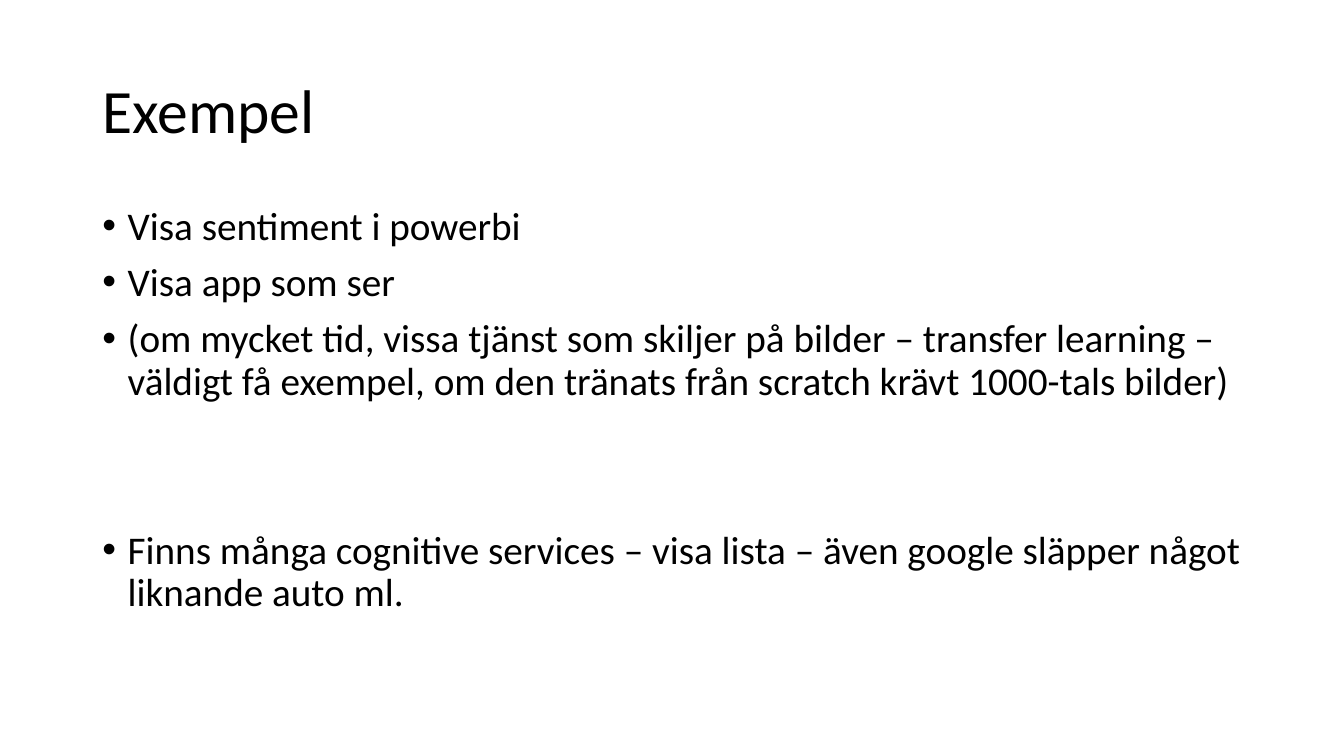
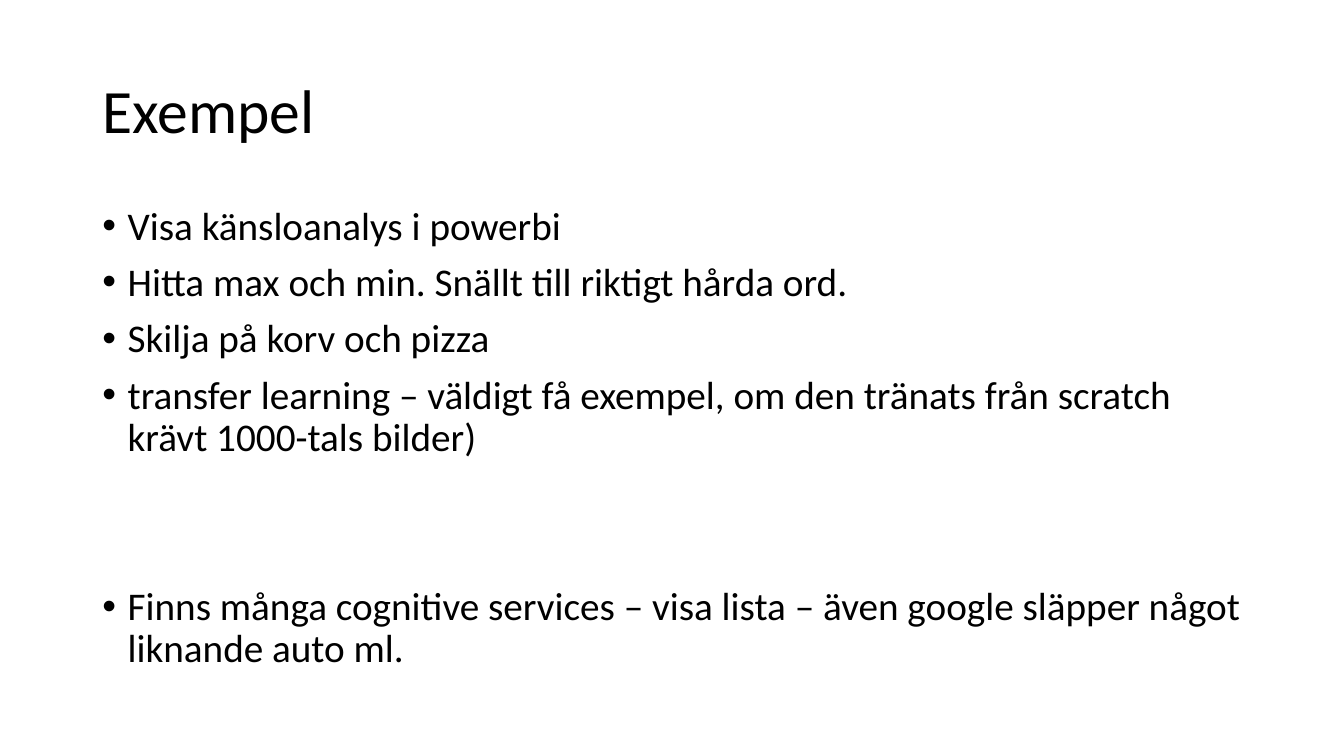
Before and after one commit to niklas3000/DataScience, a slide deck: slide 8 of Machine learning for dummies/Machine learning AI och Data Science.pptx (slide 7 before the commit). Drawn at 1344x756 pixels with LibreOffice and Linux fonts; fonts in the diff are those of the drawing. Boxes give left, top, right and bottom in pixels: in the first picture for what was removed or moved away, otherwise in the second. Text is boxed around its words. In the diff, an @@ line names an element or a change of style, - is before the commit and + after.

```diff
--- a/Machine learning for dummies/Machine learning AI och Data Science.pptx
+++ b/Machine learning for dummies/Machine learning AI och Data Science.pptx
@@ text at box(128, 212, 1171, 456): text changed @@
-• Visa sentiment i powerbi
-• Visa app som ser
-• (om mycket tid, vissa tjänst som skiljer på bilder – transfer learning – väldigt få exempel, om den tränats från scratch krävt 1000-tals bilder)
+• Visa känsloanalys i powerbi
+• Hitta max och min. Snällt till riktigt hårda ord.
+• Skilja på korv och pizza
+• transfer learning – väldigt få exempel, om den tränats från scratch krävt 1000-tals bilder)
```
Also in this commit, not shown: 1 other slide changed, 1 slide added, 14 other files.
